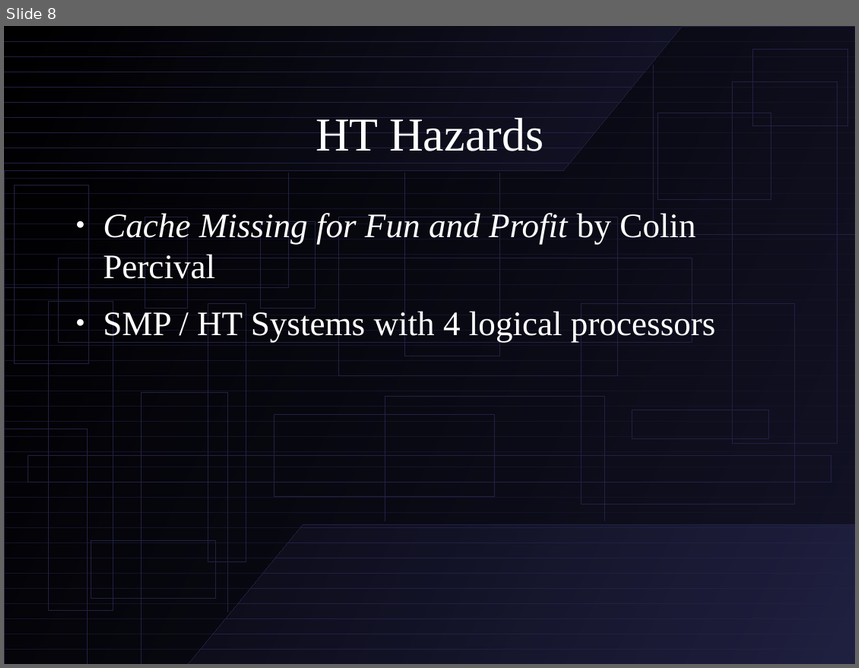
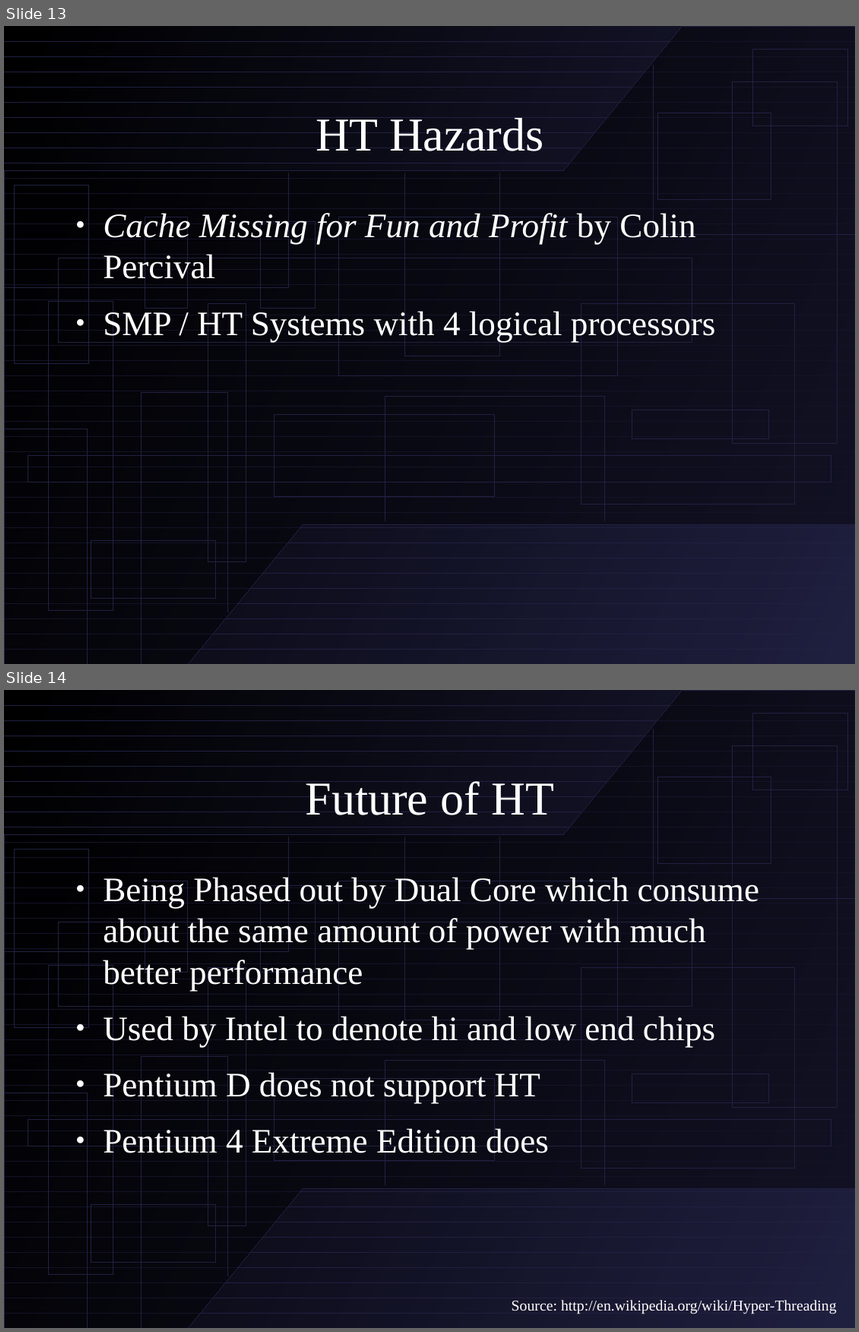
Before and after one commit to sumdog/assignments, a slide deck: cpsc-533/presentation.odp. Shown one above the other, each under a label of ours: slide 8 before the commit, slides 13 and 14 after it. The pictures are 859x668 and 859x1332 pixels, drawn with LibreOffice and Linux fonts; fonts in the diff are those of the drawing. Boxes give left, top, right and bottom in pixels: in the first picture for what was removed or moved away, otherwise in the second. Text is boxed around its words. In the diff, an @@ line names an element or a change of style, - is before the commit and + after.

```diff
--- a/cpsc-533/presentation.odp
+++ b/cpsc-533/presentation.odp
@@ slide 14 added at (4,690,855,1328), background #FFFFFF; not listed: 66 template elements that a slide beside it also shows @@
@@ title added at (305,781,554,815), 44 pt, text #FFFFFF @@
+Future of HT
@@ text added at (103,875,759,1160), 32 pt, text #FFFFFF @@
+● Being Phased out by Dual Core which consume about the same amount of power with much better performance
+● Used by Intel to denote hi and low end chips
+● Pentium D does not support HT
+● Pentium 4 Extreme Edition does
@@ text added at (512,1300,837,1315), 14 pt, text #FFFFFF @@
+Source: http://en.wikipedia.org/wiki/Hyper-Threading
@@ what was slide 8 is now slide 13 @@
```
Also in this commit, not shown: 2 slides changed, 9 other slides added, 1 other file.
